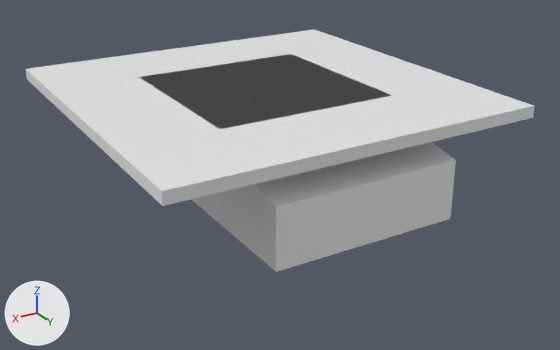
What one commit did to the Blender file assets/blender/fair_foundation_kit.blend.
Camera for both pictures: a camera (50 mm lens) standing at (25.5, 45.0, 15.5) and looking at (-0.8, 1.3, -6.4). Every picture has the same lights, and +X, +Y and +Z are marked at lower left. The older version comes first.

The scene before the commit, as lines of its bpy script (objects in view):
```python
me_skyrimfair_flooredge_512 = bpy.data.meshes.new('SkyrimFair_FloorEdge_512')
me_skyrimfair_flooredge_512.from_pydata(...)  # a box spanning x -6.4..6.4, y -6.4..6.4, z -0.8..0.0
me_skyrimfair_floorfill_1024 = bpy.data.meshes.new('SkyrimFair_FloorFill_1024')
me_skyrimfair_floorfill_1024.from_pydata(...)  # a box spanning x -12.8..12.8, y -12.8..12.8, z -0.8..0.0
me_skyrimfair_ramp_512 = bpy.data.meshes.new('SkyrimFair_Ramp_512')
me_skyrimfair_ramp_512.from_pydata(...)  # 8 vertices, 6 faces; spans x -6.4..6.4, y 0.0..12.8, z -6.4..0.0
# before: 0 (-6.4, 0.0, -6.4), 1 (6.4, 0.0, -6.4), 2 (6.4, 12.8, -6.4) at pixel (276, 271), 3 (-6.4, 12.8, -6.4) at pixel (450, 218)
ob_skyrimfair_flooredge_512 = bpy.data.objects.new('SkyrimFair_FloorEdge_512', me_skyrimfair_flooredge_512)
ob_skyrimfair_flooredge_512.location = (0.0, 0.0, 0.0)
ob_skyrimfair_floorfill_1024 = bpy.data.objects.new('SkyrimFair_FloorFill_1024', me_skyrimfair_floorfill_1024)
ob_skyrimfair_floorfill_1024.location = (0.0, 0.0, 0.0)
ob_skyrimfair_ramp_512 = bpy.data.objects.new('SkyrimFair_Ramp_512', me_skyrimfair_ramp_512)
ob_skyrimfair_ramp_512.location = (0.0, 0.0, 0.0)
```
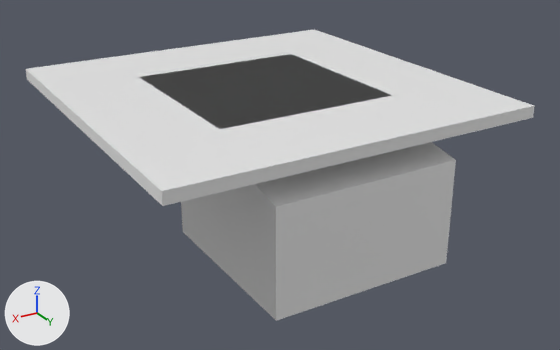
Location of each change, (x1, y1, x2, y2) in pixels of the pictures (560 x 350 px; the box of a moved part takes in the faces that stretch with it):
'SkyrimFair_Ramp_512', reshaped
    before: (191, 142, 456, 272)
    after: (181, 142, 456, 321)
part 1 of me_skyrimfair_ramp_512, moved or reshaped
    before: (191, 199, 451, 272)
    after: (181, 199, 451, 321)
'SkyrimFair_Retain_512', unchanged, uncovered by the edit
    after: (157, 63, 334, 101)

The change, as a diff of the scene's bpy script:
```diff
--- a/assets/blender/fair_foundation_kit.blend.py
+++ b/assets/blender/fair_foundation_kit.blend.py
@@ me_skyrimfair_ramp_512 @@
 # used by ob_skyrimfair_ramp_512; location = (0.0, 0.0, 0.0)
-me_skyrimfair_ramp_512.from_pydata(...)  # 8 vertices, 6 faces; spans x -6.4..6.4, y 0.0..12.8, z -6.4..0.0
+me_skyrimfair_ramp_512.from_pydata(...)  # 8 vertices, 6 faces; spans x -6.4..6.4, y 0.0..12.8, z -9.6..0.0
+# me_skyrimfair_ramp_512 part 1
+for i in [*range(0, 4)]: me_skyrimfair_ramp_512.vertices[i].co += Vector((0.0, 0.0, -3.2))
```
